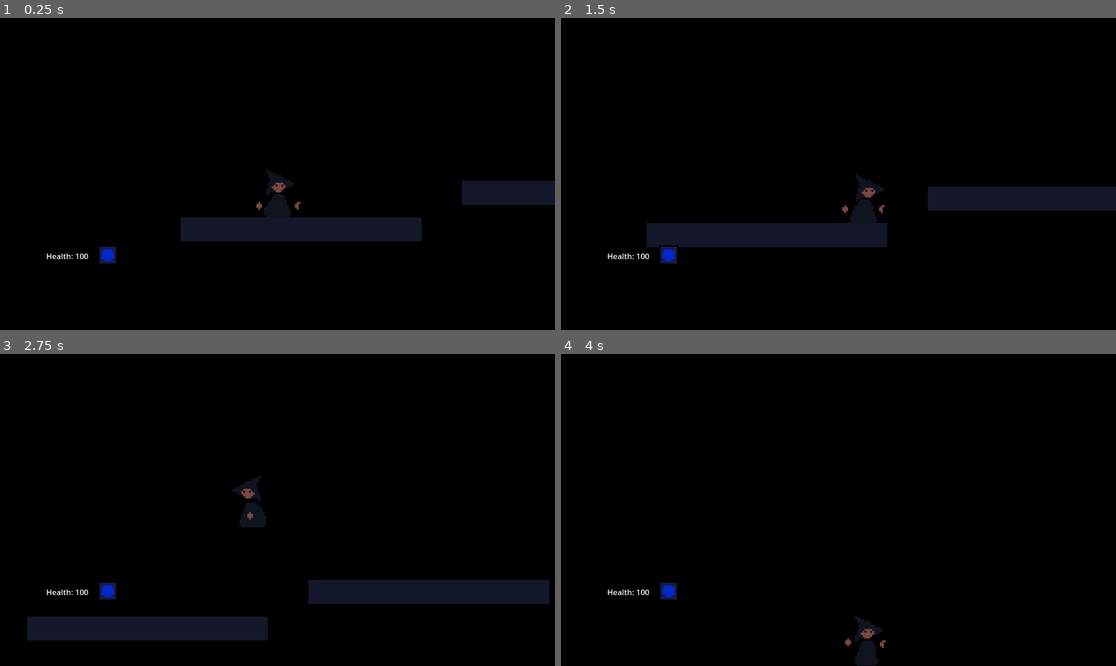
Above: before the commit, frames 1-4 (two rows, left to right).
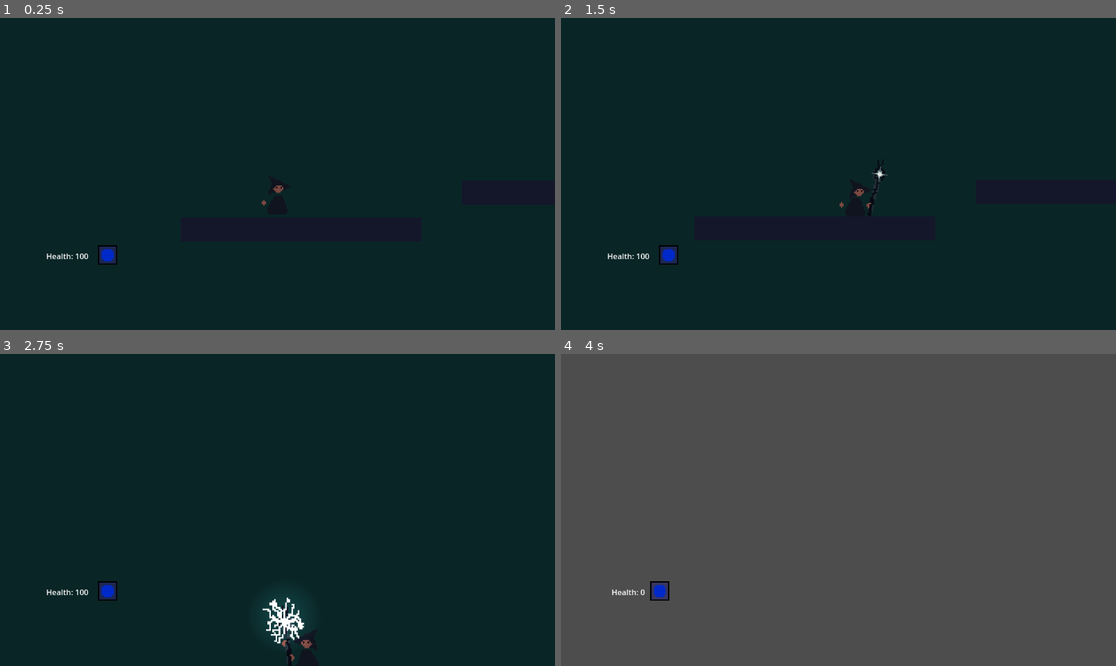
Above: after the commit, the same moments.

Repository: AthertonRoamer/Newton
Game: Godot game, scene res://test_world/test_world.tscn
The game is run twice, just before and just after one commit, with the same random seed, the same clock (stepped at 60 frames per second) and the same inputs. This scene is started directly instead of the project's main scene.
Inputs (mouse positions are in pixels of both pictures, inside the frame that each line leads up to):
- Up to frame 1 (0.25 s): no input
- Up to frame 2 (1.5 s): move the mouse to (960, 158) at 0.52 s; press the mouse at (960, 158) at 0.53 s; hold D (player_right) from 0.53 s (still down); tap W (player_jump) at 0.77, 0.8, 1.07, 1.35 s; move the mouse to (727, 189) at 1.27 s; release the mouse at (727, 189) at 1.28 s
- Up to frame 3 (2.75 s): tap W (player_jump) at 1.52, 1.82, 2.3 s; click (166, 525) at 1.55 s; move the mouse to (333, 441) at 2.02 s; release D (player_right) at 2.03 s; press the mouse at (333, 441) at 2.03 s; hold A (player_left) from 2.03 s (still down)
- Up to frame 4 (4 s): move the mouse to (810, 572) at 2.77 s; release A (player_left) at 2.78 s; release the mouse at (810, 572) at 2.78 s; hold D (player_right) from 2.78 s (still down); tap Shift (player_sprint) at 2.85 s; tap W (player_jump) at 3.02, 3.32, 3.77, 3.8 s; click (810, 572) at 3.05 s; move the mouse to (1005, 556) at 3.52 s; press the mouse at (1005, 556) at 3.53 s

The runs differ from the first frame. In frame 1, 95% of the frame differs, in the area x 0-100%, y 0-100%; in frame 2, 93%; in frame 3, 93%; in frame 4, 100%.

Commit message:
added a bunch of player animations and charging

Diff:
--- a/Newton/player/player.gd
+++ b/Newton/player/player.gd
@@ -2,8 +2,9 @@
 extends CharacterBody2D
 
 @export var walk_accel : int = 80
-@export var friction : int = 50
+@export var friction : int = 30
 @export var max_walk_speed : int = 350
+@export var max_walk_speed_charging : int = 175
 @export var max_sprint_speed : int = 500
 var effective_max_speed : int
 
@@ -13,6 +14,8 @@
 @export var death_altitude : int = 3000
 
 var walking = false
+var jumping = false
+var charging = false
 var direction : Vector2 = Vector2.RIGHT
 
 var max_health : int = 100
@@ -26,9 +29,12 @@
 
 @export var spell_manager : SpellManager
 
+@onready var player_cam = $Camera2D
+@onready var player_sprite = $Sprite2D
+@onready var staff_sprite = $staff
+@onready var anim_p = $AnimationPlayer
 
-@onready var player_sprite = $Sprite2D
-@onready var anim_p = $AnimationPlayer
+@onready var test_label = $Label
 
 func reset() -> void:
 	Hud.health_display.health = health
@@ -53,20 +59,31 @@
 
 
 func _physics_process(_delta) -> void:
+	mouse_actions()
 	movement()
 	update_player_visuals()
 
 	if position.y > death_altitude:
 		health = 0
 
-
+func mouse_actions():
+#	feel free to mess with this code this is just where
+#	im putting the charge animation stuff (quick solution)
+	if Input.is_action_pressed("player_cast"):
+		charging = true
+	elif !Input.is_action_pressed("player_cast"):
+		charging = false
+		charged = false
 
 func movement():
 	walking = false
 	#if Input.is_action_pressed("player_sprint"):
 		#effective_max_speed = max_sprint_speed
 	#else:
-	effective_max_speed = max_walk_speed
+	if !charging:
+		effective_max_speed = max_walk_speed
+	else:
+		effective_max_speed = max_walk_speed_charging
 
 	#get lateral input
 	var lateral_acceleration : int = 0
@@ -98,6 +115,7 @@
 		velocity.y = 0
 		if Input.is_action_just_pressed("player_jump"):
 			velocity.y -= jump_accel
+			jumping = true
 
 	else:
 		velocity.y += gravity
@@ -123,16 +141,38 @@
 func flip_player():
 	match direction:
 		Vector2.RIGHT:
-			player_sprite.flip_h = false
+			player_sprite.scale.x = 1
+			staff_sprite.scale.x = 1
 		Vector2.LEFT:
-			player_sprite.flip_h = true
+			player_sprite.scale.x = -1
+			staff_sprite.scale.x = -1
 
 
+var charged = false
 func player_animations():
-	if is_on_floor():
-		if walking:
-			anim_p.play("walk")
+	if charging:
+		if !charged:
+			anim_p.play("charging")
+	else:
+		if is_on_floor():
+			if walking:
+				if direction == Vector2.RIGHT:
+					anim_p.play("walk_right")
+					test_label.text = "walking"
+				elif direction == Vector2.LEFT:
+					anim_p.play("walk_left")
+					test_label.text = "walking"
+			else:
+				anim_p.play("idle",-1,0.75)
+				test_label.text = "idle"
 		else:
-			anim_p.play("idle", 0.3)
-	else:
-			anim_p.play("jump",1.5)
+			if jumping == true:
+				anim_p.play("jump",-1,0.75)
+				test_label.text = "jumping"
+				jumping = false
+
+
+func _on_animation_player_animation_finished(anim_name: StringName) -> void:
+	if anim_name == "charging":
+		charged = true
+		anim_p.play("full_charged")
--- a/Newton/player/player.tscn
+++ b/Newton/player/player.tscn
@@ -1,12 +1,14 @@
-[gd_scene load_steps=10 format=3 uid="uid://city0pwx48l16"]
+[gd_scene load_steps=15 format=3 uid="uid://city0pwx48l16"]
 
 [ext_resource type="Script" path="res://player/player.gd" id="1_q0i30"]
-[ext_resource type="Texture2D" uid="uid://b74w4dluc7oex" path="res://player/boy-ss.png" id="2_pjwf2"]
+[ext_resource type="Texture2D" uid="uid://c32v47imyoh2a" path="res://player/boy-no-hand-ss.png" id="2_6jsh6"]
 [ext_resource type="Script" path="res://player/spells/spell_manager/spell_manager.gd" id="3_gwpyy"]
+[ext_resource type="Texture2D" uid="uid://bou6u6lk3irln" path="res://player/staff-ss.png" id="4_wmyvf"]
+[ext_resource type="Texture2D" uid="uid://dah5s03eq8hlq" path="res://player/light.png" id="5_5ko0m"]
 
 [sub_resource type="CapsuleShape2D" id="CapsuleShape2D_2v0p5"]
-radius = 11.0
-height = 44.0
+radius = 5.14286
+height = 21.7143
 
 [sub_resource type="Animation" id="Animation_hmqwr"]
 length = 0.001
@@ -20,7 +22,103 @@
 "times": PackedFloat32Array(0),
 "transitions": PackedFloat32Array(1),
 "update": 1,
+"values": [1]
+}
+tracks/1/type = "value"
+tracks/1/imported = false
+tracks/1/enabled = true
+tracks/1/path = NodePath("staff:visible")
+tracks/1/interp = 1
+tracks/1/loop_wrap = true
+tracks/1/keys = {
+"times": PackedFloat32Array(0),
+"transitions": PackedFloat32Array(1),
+"update": 1,
+"values": [false]
+}
+tracks/2/type = "value"
+tracks/2/imported = false
+tracks/2/enabled = true
+tracks/2/path = NodePath("staff:position")
+tracks/2/interp = 1
+tracks/2/loop_wrap = true
+tracks/2/keys = {
+"times": PackedFloat32Array(0, 0.001),
+"transitions": PackedFloat32Array(1, 1),
+"update": 0,
+"values": [Vector2(15.2, -6.8), Vector2(9.53674e-07, 0)]
+}
+tracks/3/type = "value"
+tracks/3/imported = false
+tracks/3/enabled = true
+tracks/3/path = NodePath("staff:rotation")
+tracks/3/interp = 1
+tracks/3/loop_wrap = true
+tracks/3/keys = {
+"times": PackedFloat32Array(0, 0.001),
+"transitions": PackedFloat32Array(1, 1),
+"update": 0,
+"values": [0.0, 0.0]
+}
+tracks/4/type = "value"
+tracks/4/imported = false
+tracks/4/enabled = true
+tracks/4/path = NodePath("staff:z_index")
+tracks/4/interp = 1
+tracks/4/loop_wrap = true
+tracks/4/keys = {
+"times": PackedFloat32Array(0),
+"transitions": PackedFloat32Array(1),
+"update": 1,
 "values": [0]
+}
+tracks/5/type = "value"
+tracks/5/imported = false
+tracks/5/enabled = true
+tracks/5/path = NodePath("staff:frame")
+tracks/5/interp = 1
+tracks/5/loop_wrap = true
+tracks/5/keys = {
+"times": PackedFloat32Array(0),
+"transitions": PackedFloat32Array(1),
+"update": 1,
+"values": [0]
+}
+tracks/6/type = "value"
+tracks/6/imported = false
+tracks/6/enabled = true
+tracks/6/path = NodePath("Camera2D:zoom")
+tracks/6/interp = 1
+tracks/6/loop_wrap = true
+tracks/6/keys = {
+"times": PackedFloat32Array(0),
+"transitions": PackedFloat32Array(1),
+"update": 0,
+"values": [Vector2(1, 1)]
+}
+tracks/7/type = "value"
+tracks/7/imported = false
+tracks/7/enabled = true
+tracks/7/path = NodePath("staff/PointLight2D:visible")
+tracks/7/interp = 1
+tracks/7/loop_wrap = true
+tracks/7/keys = {
+"times": PackedFloat32Array(0),
+"transitions": PackedFloat32Array(1),
+"update": 1,
+"values": [false]
+}
+tracks/8/type = "value"
+tracks/8/imported = false
+tracks/8/enabled = true
+tracks/8/path = NodePath("staff/PointLight2D:energy")
+tracks/8/interp = 1
+tracks/8/loop_wrap = true
+tracks/8/keys = {
+"times": PackedFloat32Array(0),
+"transitions": PackedFloat32Array(1),
+"update": 0,
+"values": [0.0]
 }
 
 [sub_resource type="Animation" id="Animation_xp5i7"]
@@ -39,10 +137,83 @@
 "update": 1,
 "values": [0, 1, 2, 3, 4, 5]
 }
+tracks/1/type = "value"
+tracks/1/imported = false
+tracks/1/enabled = true
+tracks/1/path = NodePath("staff:visible")
+tracks/1/interp = 1
+tracks/1/loop_wrap = true
+tracks/1/keys = {
+"times": PackedFloat32Array(0),
+"transitions": PackedFloat32Array(1),
+"update": 1,
+"values": [true]
+}
+tracks/2/type = "value"
+tracks/2/imported = false
+tracks/2/enabled = true
+tracks/2/path = NodePath("staff:position")
+tracks/2/interp = 1
+tracks/2/loop_wrap = true
+tracks/2/keys = {
+"times": PackedFloat32Array(0),
+"transitions": PackedFloat32Array(1),
+"update": 0,
+"values": [Vector2(9.53674e-07, 0)]
+}
+tracks/3/type = "value"
+tracks/3/imported = false
+tracks/3/enabled = true
+tracks/3/path = NodePath("staff:rotation")
+tracks/3/interp = 1
+tracks/3/loop_wrap = true
+tracks/3/keys = {
+"times": PackedFloat32Array(0),
+"transitions": PackedFloat32Array(1),
+"update": 0,
+"values": [0.0]
+}
+tracks/4/type = "value"
+tracks/4/imported = false
+tracks/4/enabled = true
+tracks/4/path = NodePath("Camera2D:zoom")
+tracks/4/interp = 1
+tracks/4/loop_wrap = true
+tracks/4/keys = {
+"times": PackedFloat32Array(0),
+"transitions": PackedFloat32Array(1),
+"update": 0,
+"values": [Vector2(1, 1)]
+}
+tracks/5/type = "value"
+tracks/5/imported = false
+tracks/5/enabled = true
+tracks/5/path = NodePath("staff:frame")
+tracks/5/interp = 1
+tracks/5/loop_wrap = true
+tracks/5/keys = {
+"times": PackedFloat32Array(0),
+"transitions": PackedFloat32Array(1),
+"update": 1,
+"values": [0]
+}
+tracks/6/type = "value"
+tracks/6/imported = false
+tracks/6/enabled = true
+tracks/6/path = NodePath("staff/PointLight2D:visible")
+tracks/6/interp = 1
+tracks/6/loop_wrap = true
+tracks/6/keys = {
+"times": PackedFloat32Array(0),
+"transitions": PackedFloat32Array(1),
+"update": 1,
+"values": [false]
+}
 
 [sub_resource type="Animation" id="Animation_roiha"]
 resource_name = "jump"
-length = 0.4
+length = 0.1
+step = 0.025
 tracks/0/type = "value"
 tracks/0/imported = false
 tracks/0/enabled = true
@@ -50,10 +221,147 @@
 tracks/0/interp = 1
 tracks/0/loop_wrap = true
 tracks/0/keys = {
-"times": PackedFloat32Array(0, 0.1, 0.2, 0.3),
+"times": PackedFloat32Array(0, 0.025, 0.05, 0.075),
 "transitions": PackedFloat32Array(1, 1, 1, 1),
 "update": 1,
 "values": [5, 6, 7, 8]
+}
+tracks/1/type = "value"
+tracks/1/imported = false
+tracks/1/enabled = true
+tracks/1/path = NodePath("staff:position")
+tracks/1/interp = 1
+tracks/1/loop_wrap = true
+tracks/1/keys = {
+"times": PackedFloat32Array(0, 0.025, 0.05, 0.075, 0.1),
+"transitions": PackedFloat32Array(1, 1, 1, 1, 1),
+"update": 0,
+"values": [Vector2(5.96046e-08, 1.19209e-07), Vector2(0.8, 2), Vector2(0.8, 0.8), Vector2(-1.2, -3.2), Vector2(-1.2, -3.2)]
+}
+tracks/2/type = "value"
+tracks/2/imported = false
+tracks/2/enabled = true
+tracks/2/path = NodePath("staff:rotation")
+tracks/2/interp = 1
+tracks/2/loop_wrap = true
+tracks/2/keys = {
+"times": PackedFloat32Array(0, 0.025, 0.05, 0.075, 0.1),
+"transitions": PackedFloat32Array(1, 1, 1, 1, 1),
+"update": 0,
+"values": [0.0, 0.0, 0.0, 0.0, 0.0]
+}
+tracks/3/type = "value"
+tracks/3/imported = false
+tracks/3/enabled = true
+tracks/3/path = NodePath("Camera2D:zoom")
+tracks/3/interp = 1
+tracks/3/loop_wrap = true
+tracks/3/keys = {
+"times": PackedFloat32Array(0),
+"transitions": PackedFloat32Array(1),
+"update": 0,
+"values": [Vector2(1, 1)]
+}
+tracks/4/type = "value"
+tracks/4/imported = false
+tracks/4/enabled = true
+tracks/4/path = NodePath("staff/PointLight2D:visible")
+tracks/4/interp = 1
+tracks/4/loop_wrap = true
+tracks/4/keys = {
+"times": PackedFloat32Array(0),
+"transitions": PackedFloat32Array(1),
+"update": 1,
+"values": [false]
+}
+
+[sub_resource type="Animation" id="Animation_j4miu"]
+resource_name = "walk_left"
+length = 0.8
+loop_mode = 1
+tracks/0/type = "value"
+tracks/0/imported = false
+tracks/0/enabled = true
+tracks/0/path = NodePath("Sprite2D:frame")
+tracks/0/interp = 1
+tracks/0/loop_wrap = true
+tracks/0/keys = {
+"times": PackedFloat32Array(0, 0.1, 0.2, 0.3, 0.4, 0.5, 0.6, 0.7),
+"transitions": PackedFloat32Array(1, 1, 1, 1, 1, 1, 1, 1),
+"update": 1,
+"values": [9, 10, 11, 12, 13, 14, 15, 16]
+}
+tracks/1/type = "value"
+tracks/1/imported = false
+tracks/1/enabled = true
+tracks/1/path = NodePath("staff:position")
+tracks/1/interp = 1
+tracks/1/loop_wrap = true
+tracks/1/keys = {
+"times": PackedFloat32Array(0, 0.1, 0.2, 0.3, 0.4, 0.5, 0.7),
+"transitions": PackedFloat32Array(1, 1, 1, 1, 1, 1, 1),
+"update": 0,
+"values": [Vector2(0, 0), Vector2(-0.8, -4.8), Vector2(-6.8, -4.4), Vector2(-0.4, -4.8), Vector2(6, -6), Vector2(-0.4, -5.2), Vector2(-0.8, -5.2)]
+}
+tracks/2/type = "value"
+tracks/2/imported = false
+tracks/2/enabled = true
+tracks/2/path = NodePath("staff:rotation")
+tracks/2/interp = 1
+tracks/2/loop_wrap = true
+tracks/2/keys = {
+"times": PackedFloat32Array(0, 0.1, 0.2, 0.3, 0.4, 0.5, 0.7),
+"transitions": PackedFloat32Array(1, 1, 1, 1, 1, 1, 1),
+"update": 0,
+"values": [0.0, -0.698132, -1.5708, -1.5708, -1.5708, -1.5708, -0.698132]
+}
+tracks/3/type = "value"
+tracks/3/imported = false
+tracks/3/enabled = true
+tracks/3/path = NodePath("staff:z_index")
+tracks/3/interp = 1
+tracks/3/loop_wrap = true
+tracks/3/keys = {
+"times": PackedFloat32Array(0),
+"transitions": PackedFloat32Array(1),
+"update": 1,
+"values": [-1]
+}
+tracks/4/type = "value"
+tracks/4/imported = false
+tracks/4/enabled = true
+tracks/4/path = NodePath("staff:frame")
+tracks/4/interp = 1
+tracks/4/loop_wrap = true
+tracks/4/keys = {
+"times": PackedFloat32Array(0),
+"transitions": PackedFloat32Array(1),
+"update": 1,
+"values": [0]
+}
+tracks/5/type = "value"
+tracks/5/imported = false
+tracks/5/enabled = true
+tracks/5/path = NodePath("Camera2D:zoom")
+tracks/5/interp = 1
+tracks/5/loop_wrap = true
+tracks/5/keys = {
+"times": PackedFloat32Array(0),
+"transitions": PackedFloat32Array(1),
+"update": 0,
+"values": [Vector2(1, 1)]
+}
+tracks/6/type = "value"
+tracks/6/imported = false
+tracks/6/enabled = true
+tracks/6/path = NodePath("staff/PointLight2D:visible")
+tracks/6/interp = 1
+tracks/6/loop_wrap = true
+tracks/6/keys = {
+"times": PackedFloat32Array(0),
+"transitions": PackedFloat32Array(1),
+"update": 1,
+"values": [false]
 }
 
 [sub_resource type="Animation" id="Animation_qynu2"]
@@ -72,26 +380,265 @@
 "update": 1,
 "values": [9, 10, 11, 12, 13, 14, 15, 16]
 }
+tracks/1/type = "value"
+tracks/1/imported = false
+tracks/1/enabled = true
+tracks/1/path = NodePath("staff:position")
+tracks/1/interp = 1
+tracks/1/loop_wrap = true
+tracks/1/keys = {
+"times": PackedFloat32Array(0, 0.1, 0.4, 0.5, 0.7, 0.8),
+"transitions": PackedFloat32Array(1, 1, 1, 1, 1, 1),
+"update": 0,
+"values": [Vector2(0, 0), Vector2(1.2, -4.8), Vector2(-5.6, -6), Vector2(-0.4, -5.6), Vector2(-0.4, -3.6), Vector2(0, 0)]
+}
+tracks/2/type = "value"
+tracks/2/imported = false
+tracks/2/enabled = true
+tracks/2/path = NodePath("staff:rotation")
+tracks/2/interp = 1
+tracks/2/loop_wrap = true
+tracks/2/keys = {
+"times": PackedFloat32Array(0, 0.1, 0.2, 0.4, 0.7, 0.8),
+"transitions": PackedFloat32Array(1, 1, 1, 1, 1, 1),
+"update": 0,
+"values": [0.0, 0.73152, 1.5708, 1.5708, 0.523607, 0.0]
+}
+tracks/3/type = "value"
+tracks/3/imported = false
+tracks/3/enabled = true
+tracks/3/path = NodePath("staff:z_index")
+tracks/3/interp = 1
+tracks/3/loop_wrap = true
+tracks/3/keys = {
+"times": PackedFloat32Array(0),
+"transitions": PackedFloat32Array(1),
+"update": 1,
+"values": [-1]
+}
+tracks/4/type = "value"
+tracks/4/imported = false
+tracks/4/enabled = true
+tracks/4/path = NodePath("staff:frame")
+tracks/4/interp = 1
+tracks/4/loop_wrap = true
+tracks/4/keys = {
+"times": PackedFloat32Array(0),
+"transitions": PackedFloat32Array(1),
+"update": 1,
+"values": [0]
+}
+tracks/5/type = "value"
+tracks/5/imported = false
+tracks/5/enabled = true
+tracks/5/path = NodePath("Camera2D:zoom")
+tracks/5/interp = 1
+tracks/5/loop_wrap = true
+tracks/5/keys = {
+"times": PackedFloat32Array(0),
+"transitions": PackedFloat32Array(1),
+"update": 0,
+"values": [Vector2(1, 1)]
+}
+tracks/6/type = "value"
+tracks/6/imported = false
+tracks/6/enabled = true
+tracks/6/path = NodePath("staff/PointLight2D:visible")
+tracks/6/interp = 1
+tracks/6/loop_wrap = true
+tracks/6/keys = {
+"times": PackedFloat32Array(0),
+"transitions": PackedFloat32Array(1),
+"update": 1,
+"values": [false]
+}
+
+[sub_resource type="Animation" id="Animation_xrvdn"]
+resource_name = "charging"
+tracks/0/type = "value"
+tracks/0/imported = false
+tracks/0/enabled = true
+tracks/0/path = NodePath("Sprite2D:frame")
+tracks/0/interp = 1
+tracks/0/loop_wrap = true
+tracks/0/keys = {
+"times": PackedFloat32Array(0),
+"transitions": PackedFloat32Array(1),
+"update": 1,
+"values": [17]
+}
+tracks/1/type = "value"
+tracks/1/imported = false
+tracks/1/enabled = true
+tracks/1/path = NodePath("staff:position")
+tracks/1/interp = 1
+tracks/1/loop_wrap = true
+tracks/1/keys = {
+"times": PackedFloat32Array(0),
+"transitions": PackedFloat32Array(1),
+"update": 0,
+"values": [Vector2(0, 4.76837e-07)]
+}
+tracks/2/type = "value"
+tracks/2/imported = false
+tracks/2/enabled = true
+tracks/2/path = NodePath("staff:frame")
+tracks/2/interp = 1
+tracks/2/loop_wrap = true
+tracks/2/keys = {
+"times": PackedFloat32Array(0, 0.1, 0.2, 0.3, 0.4, 0.5, 0.6, 0.7, 0.8, 0.9, 1),
+"transitions": PackedFloat32Array(1, 1, 1, 1, 1, 1, 1, 1, 1, 1, 1),
+"update": 1,
+"values": [1, 2, 3, 4, 5, 6, 7, 8, 9, 10, 11]
+}
+tracks/3/type = "value"
+tracks/3/imported = false
+tracks/3/enabled = true
+tracks/3/path = NodePath("staff:visible")
+tracks/3/interp = 1
+tracks/3/loop_wrap = true
+tracks/3/keys = {
+"times": PackedFloat32Array(0),
+"transitions": PackedFloat32Array(1),
+"update": 1,
+"values": [true]
+}
+tracks/4/type = "value"
+tracks/4/imported = false
+tracks/4/enabled = true
+tracks/4/path = NodePath("staff:rotation")
+tracks/4/interp = 1
+tracks/4/loop_wrap = true
+tracks/4/keys = {
+"times": PackedFloat32Array(0),
+"transitions": PackedFloat32Array(1),
+"update": 0,
+"values": [0.0]
+}
+tracks/5/type = "value"
+tracks/5/imported = false
+tracks/5/enabled = true
+tracks/5/path = NodePath("Camera2D:zoom")
+tracks/5/interp = 1
+tracks/5/loop_wrap = true
+tracks/5/keys = {
+"times": PackedFloat32Array(0, 0.8),
+"transitions": PackedFloat32Array(1, 1),
+"update": 0,
+"values": [Vector2(1, 1), Vector2(1.1, 1.1)]
+}
+tracks/6/type = "value"
+tracks/6/imported = false
+tracks/6/enabled = true
+tracks/6/path = NodePath("staff/PointLight2D:visible")
+tracks/6/interp = 1
+tracks/6/loop_wrap = true
+tracks/6/keys = {
+"times": PackedFloat32Array(0),
+"transitions": PackedFloat32Array(1),
+"update": 1,
+"values": [true]
+}
+tracks/7/type = "value"
+tracks/7/imported = false
+tracks/7/enabled = true
+tracks/7/path = NodePath("staff/PointLight2D:energy")
+tracks/7/interp = 1
+tracks/7/loop_wrap = true
+tracks/7/keys = {
+"times": PackedFloat32Array(0, 0.4),
+"transitions": PackedFloat32Array(1, 1),
+"update": 0,
+"values": [0.0, 1.0]
+}
+
+[sub_resource type="Animation" id="Animation_t5ccr"]
+resource_name = "full_charged"
+length = 0.7
+loop_mode = 1
+tracks/0/type = "value"
+tracks/0/imported = false
+tracks/0/enabled = true
+tracks/0/path = NodePath("staff:visible")
+tracks/0/interp = 1
+tracks/0/loop_wrap = true
+tracks/0/keys = {
+"times": PackedFloat32Array(0),
+"transitions": PackedFloat32Array(1),
+"update": 1,
+"values": [true]
+}
+tracks/1/type = "value"
+tracks/1/imported = false
+tracks/1/enabled = true
+tracks/1/path = NodePath("staff:position")
+tracks/1/interp = 1
+tracks/1/loop_wrap = true
+tracks/1/keys = {
+"times": PackedFloat32Array(0),
+"transitions": PackedFloat32Array(1),
+"update": 0,
+"values": [Vector2(0, 4.76837e-07)]
+}
+tracks/2/type = "value"
+tracks/2/imported = false
+tracks/2/enabled = true
+tracks/2/path = NodePath("staff:frame")
+tracks/2/interp = 1
+tracks/2/loop_wrap = true
+tracks/2/keys = {
+"times": PackedFloat32Array(0, 0.1, 0.2, 0.3, 0.4, 0.5, 0.6, 0.7),
+"transitions": PackedFloat32Array(1, 1, 1, 1, 1, 1, 1, 1),
+"update": 1,
+"values": [5, 6, 7, 8, 9, 10, 11, 12]
+}
+tracks/3/type = "value"
+tracks/3/imported = false
+tracks/3/enabled = true
+tracks/3/path = NodePath("Sprite2D:frame")
+tracks/3/interp = 1
+tracks/3/loop_wrap = true
+tracks/3/keys = {
+"times": PackedFloat32Array(0),
+"transitions": PackedFloat32Array(1),
+"update": 1,
+"values": [17]
+}
+tracks/4/type = "value"
+tracks/4/imported = false
+tracks/4/enabled = true
+tracks/4/path = NodePath("staff:rotation")
+tracks/4/interp = 1
+tracks/4/loop_wrap = true
+tracks/4/keys = {
+"times": PackedFloat32Array(0),
+"transitions": PackedFloat32Array(1),
+"update": 0,
+"values": [0.0]
+}
 
 [sub_resource type="AnimationLibrary" id="AnimationLibrary_hnese"]
 _data = {
 "RESET": SubResource("Animation_hmqwr"),
+"charging": SubResource("Animation_xrvdn"),
+"full_charged": SubResource("Animation_t5ccr"),
 "idle": SubResource("Animation_xp5i7"),
 "jump": SubResource("Animation_roiha"),
-"walk": SubResource("Animation_qynu2")
+"walk_left": SubResource("Animation_j4miu"),
+"walk_right": SubResource("Animation_qynu2")
 }
 
 [node name="Player" type="CharacterBody2D" node_paths=PackedStringArray("spell_manager") groups=["damageable", "knockable"]]
-scale = Vector2(2, 2)
+scale = Vector2(3, 3)
 script = ExtResource("1_q0i30")
 spell_manager = NodePath("SpellManager")
 
 [node name="Sprite2D" type="Sprite2D" parent="."]
 texture_filter = 1
-scale = Vector2(2, 2)
-texture = ExtResource("2_pjwf2")
+texture = ExtResource("2_6jsh6")
 hframes = 8
 vframes = 3
+frame = 1
 
 [node name="CollisionShape2D" type="CollisionShape2D" parent="."]
 visible = false
@@ -104,7 +651,32 @@
 [node name="SpellManager" type="Node" parent="."]
 script = ExtResource("3_gwpyy")
 
+[node name="staff" type="Sprite2D" parent="."]
+visible = false
+position = Vector2(15.2, -6.8)
+texture = ExtResource("4_wmyvf")
+offset = Vector2(15.2, -6.8)
+hframes = 8
+vframes = 2
+
+[node name="PointLight2D" type="PointLight2D" parent="staff"]
+visible = false
+position = Vector2(14.6667, -17)
+energy = 0.0
+texture = ExtResource("5_5ko0m")
+texture_scale = 0.03
+
+[node name="Label" type="Label" parent="."]
+visible = false
+offset_left = -20.6667
+offset_top = -50.6667
+offset_right = 23.3333
+offset_bottom = -27.6667
+text = "blank"
+
 [node name="AnimationPlayer" type="AnimationPlayer" parent="."]
 libraries = {
 "": SubResource("AnimationLibrary_hnese")
 }
+
+[connection signal="animation_finished" from="AnimationPlayer" to="." method="_on_animation_player_animation_finished"]
--- a/Newton/project.godot
+++ b/Newton/project.godot
@@ -49,7 +49,7 @@
 }
 player_interact={
 "deadzone": 0.5,
-"events": [Object(InputEventKey,"resource_local_to_scene":false,"resource_name":"","device":-1,"window_id":0,"alt_pressed":false,"shift_pressed":false,"ctrl_pressed":false,"meta_pressed":false,"pressed":false,"keycode":0,"physical_keycode":82,"key_label":0,"unicode":114,"echo":false,"script":null)
+"events": [Object(InputEventKey,"resource_local_to_scene":false,"resource_name":"","device":-1,"window_id":0,"alt_pressed":false,"shift_pressed":false,"ctrl_pressed":false,"meta_pressed":false,"pressed":false,"keycode":0,"physical_keycode":69,"key_label":0,"unicode":101,"echo":false,"script":null)
 ]
 }
 
--- a/Newton/test_world/test_map.tscn
+++ b/Newton/test_world/test_map.tscn
@@ -5,12 +5,13 @@
 [node name="TestMap" type="Node2D"]
 
 [node name="ColorRect" type="ColorRect" parent="."]
-offset_left = -1536.0
+z_index = -5
+offset_left = -1541.0
 offset_top = -1184.0
-offset_right = -1496.0
+offset_right = -1501.0
 offset_bottom = -1144.0
 scale = Vector2(115.334, 70.3635)
-color = Color(0, 0, 0, 1)
+color = Color(0.0392157, 0.145098, 0.14902, 1)
 
 [node name="Block2" parent="." instance=ExtResource("1_0n05w")]
 position = Vector2(1104, 473)
Not shown, added: Newton/player/boy-no-hand-ss.png.import
Binary file added: Newton/player/light.png
Not shown, added: Newton/player/light.png.import
Not shown, added: Newton/player/staff-ss.png.import
